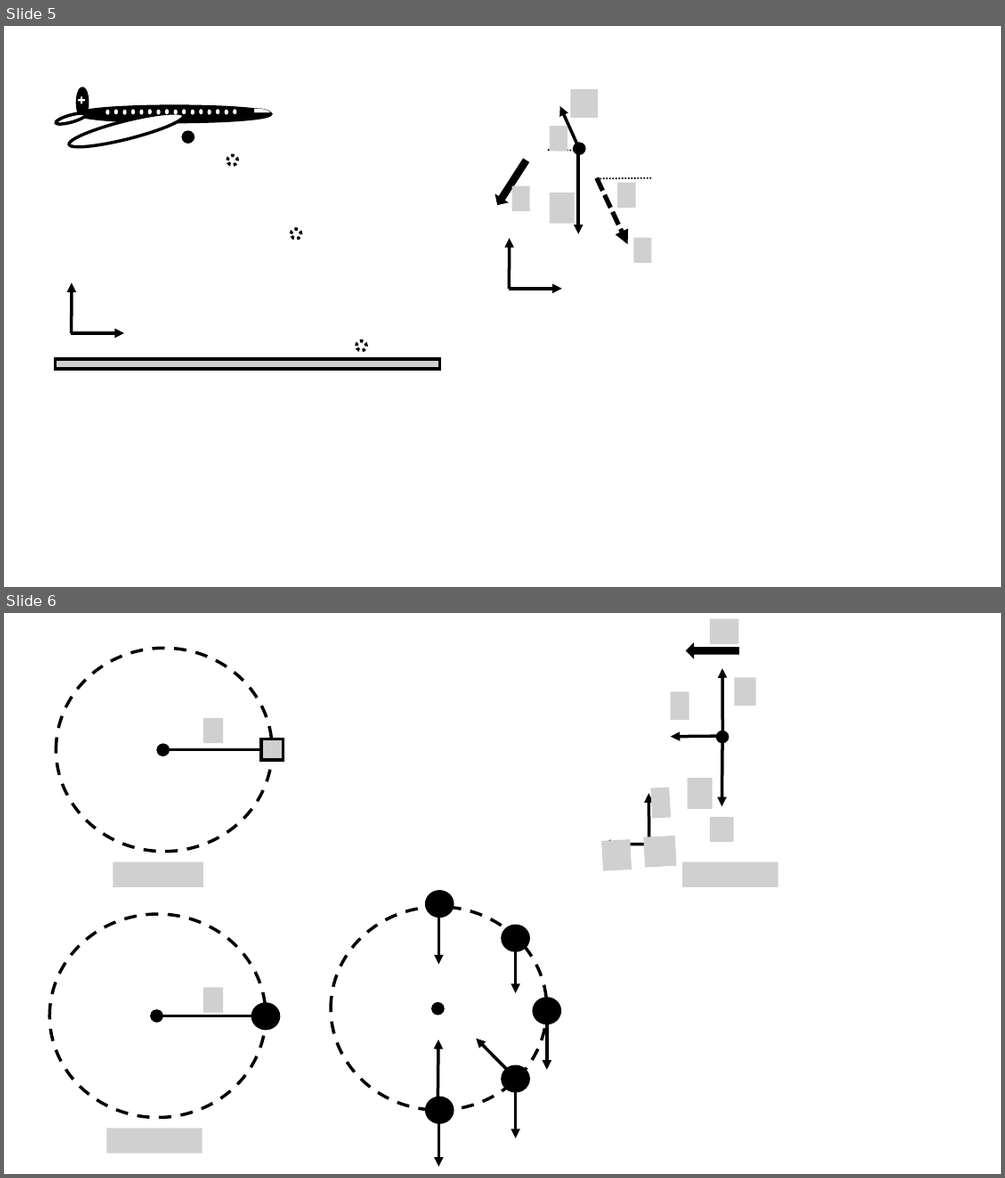
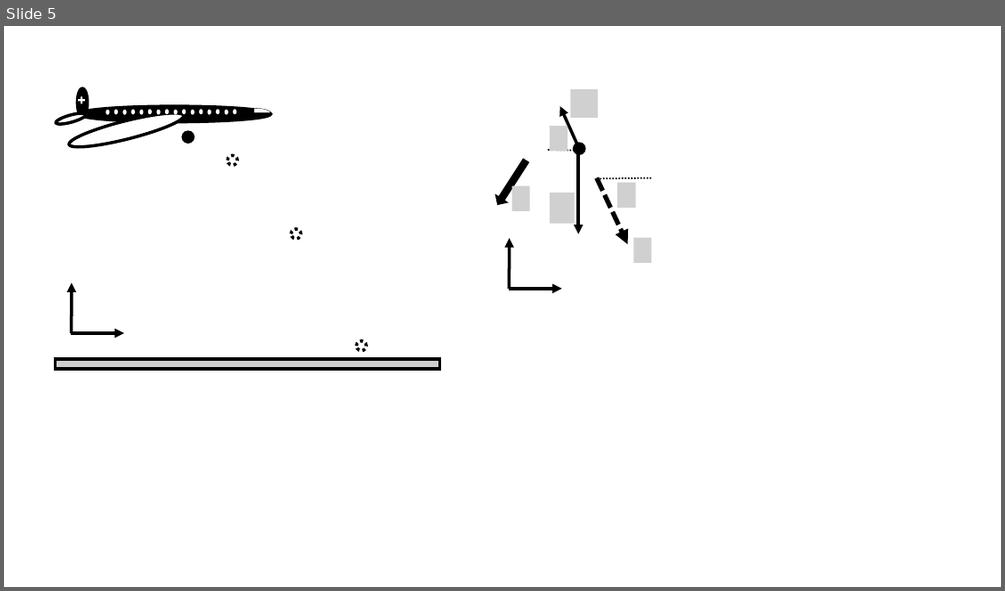
Before and after one commit to OSTP/PhysicsArtofModelling, a slide deck: tex/figures/ApplyingNewtonsLaws/Figures.pptx. Shown one above the other, each under a label of ours: slides 5 and 6 before the commit, slide 5 after it. The pictures are 1005x1178 and 1005x591 pixels, drawn with LibreOffice and Linux fonts; fonts in the diff are those of the drawing; grey boxes stand for pictures; background and template pictures are left out. Boxes give left, top, right and bottom in pixels: in the first picture for what was removed or moved away, otherwise in the second. Text is boxed around its words. In the diff, an @@ line names an element or a change of style, - is before the commit and + after.

```diff
--- a/tex/figures/ApplyingNewtonsLaws/Figures.pptx
+++ b/tex/figures/ApplyingNewtonsLaws/Figures.pptx
@@ slide 6 removed at [4,613,1001,1174], background #FFFFFF @@
@@ group removed at [57,648,283,887]: 2 ellipses, 2 pictures, 1 rectangle, 1 line @@
@@ group removed at [601,619,778,887]: 9 pictures, 5 arrows, 1 ellipse, 1 right arrow @@
@@ ellipse removed at [427,892,453,916] @@
@@ ellipse removed at [331,907,547,1111] @@
@@ arrow removed from (438, 917) to (438, 965) @@
@@ ellipse removed at [502,925,529,950] @@
@@ arrow removed from (516, 947) to (516, 993) @@
@@ group removed at [49,914,266,1153]: 2 ellipses, 2 pictures, 1 line @@
@@ ellipse removed at [253,1004,279,1029] @@
@@ ellipse removed at [433,1004,443,1013] @@
@@ ellipse removed at [534,998,560,1022] @@
@@ arrow removed from (437, 1097) to (438, 1039) @@
@@ arrow removed from (507, 1069) to (476, 1038) @@
@@ arrow removed from (547, 1022) to (547, 1070) @@
@@ ellipse removed at [502,1066,529,1091] @@
@@ arrow removed from (516, 1092) to (516, 1138) @@
@@ ellipse removed at [427,1097,453,1122] @@
@@ arrow removed from (438, 1120) to (438, 1167) @@
```
Also in this commit, not shown: 1 slide changed, 2 slides added, 4 other files.
